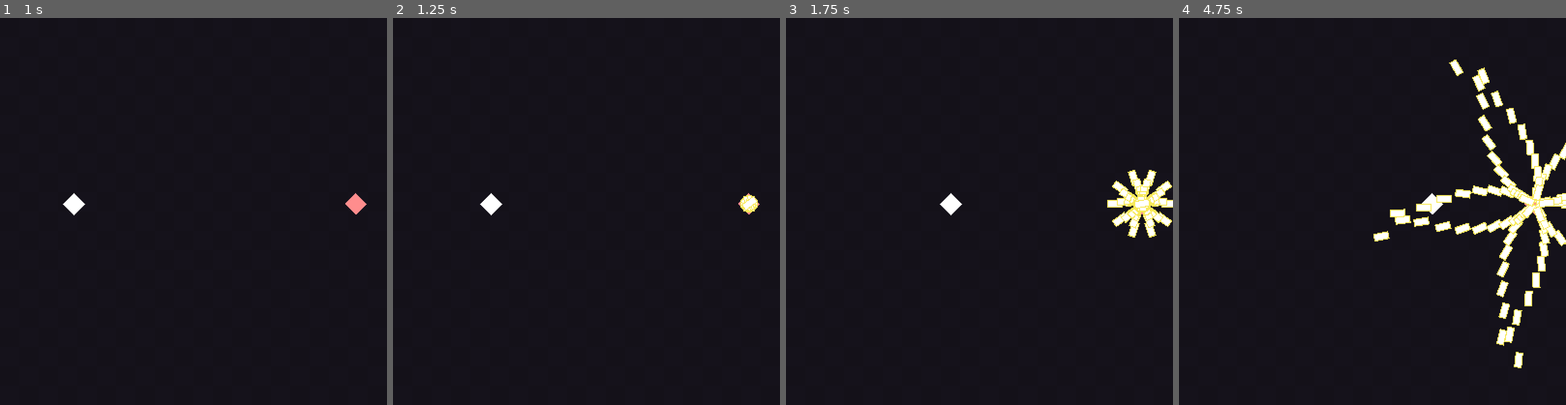
Above: before the commit, frames 1-4 (left to right).
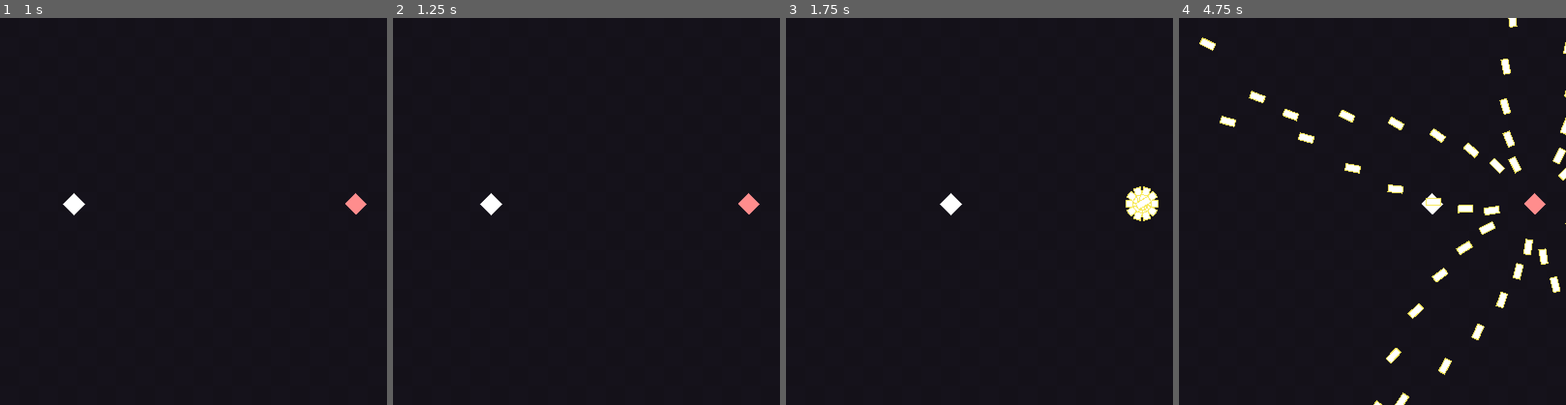
Above: after the commit, the same moments.

Repository: RetroDead/custom-libraries
Game: Godot game, scene res://scenes/non_library/bullet_hell_test.tscn
Same seed, same stepped clock (60 frames per second), same inputs: the game is played once before the commit and once after it.
Inputs:
- Up to frame 1 (1 s): tap Enter at 0.5 s; hold D (key_right) from 0.53 s (still down); hold Shift (key_focus) from 0.53 s (still down); tap Space (key_jump) at 0.77 s
- Up to frame 2 (1.25 s): keep holding D (key_right); keep holding Shift (key_focus)
- Up to frame 3 (1.75 s): keep holding D (key_right); release Shift (key_focus) at 1.28 s; tap Shift (key_focus) at 1.35 s; tap Space (key_jump) at 1.52 s
- Up to frame 4 (4.75 s): release D (key_right) at 2.03 s; hold A (key_left) 2.03-2.78 s; hold Shift (key_focus) 2.03-2.78 s; hold D (key_right) 2.78-4.28 s; tap Shift (key_focus) at 2.85, 4.35 s; tap Space (key_jump) at 3.02, 3.77, 4.52 s; hold Shift (key_focus) 3.53-4.28 s; hold A (key_left) from 4.28 s (still down)

Frame 1 is identical in both runs. In frame 2, 0.2% of the frame differs, in the area x 89-95%, y 45-51%; in frame 3, 1.3%; in frame 4, 6.9%, in the area x 5-100%, y 0-100%.

Commit message:
BULLET SSTUFF

Diff:
--- a/libraries/HeartLib/HeartLibObjects/Bullet.gd
+++ b/libraries/HeartLib/HeartLibObjects/Bullet.gd
@@ -10,23 +10,17 @@
 
 func _ready() -> void:
 	_expire_timer.connect("timeout",self,"_destroy")
+	_visibility.connect("screen_exited",self,"_destroy")
 
 func _physics_process(delta) -> void:
 	set_bullet_speed(get_bullet_speed() + get_acceleration() * delta)
 	position += transform.x * get_bullet_speed() * delta
 	rotation_degrees += get_rotation_speed() * delta
-	_is_off_screen()
 
 # -------- private
 
 func _destroy() -> void:
 	queue_free()
-
-func _is_off_screen() -> void:
-	if not _visibility.is_on_screen():
-		yield(get_tree().create_timer(0.05,false),"timeout")
-		if not _visibility.is_on_screen():
-			_destroy()
 
 # --------
 
--- a/libraries/HeartLib/HeartLibObjects/Bullet.tscn
+++ b/libraries/HeartLib/HeartLibObjects/Bullet.tscn
@@ -31,5 +31,6 @@
 margin_bottom = 3.0
 
 [node name="Visibility" type="VisibilityNotifier2D" parent="."]
+scale = Vector2( 0.1, 0.1 )
 
 [editable path="Hitbox"]
--- a/scenes/non_library/enemy_ai.gd
+++ b/scenes/non_library/enemy_ai.gd
@@ -19,12 +19,12 @@
 	for k in 5:
 		yield(get_tree().create_timer(1,false),"timeout")
 		for j in 10:
-			yield(get_tree().create_timer(0.1,false),"timeout")
+			yield(get_tree().create_timer(0.25,false),"timeout")
 			for i in attack_times:
 	#			yield(get_tree().create_timer(0.05,false),"timeout")
 				bullet_spawner.set_bullet_lifetime(10)
 				bullet_spawner.set_bullet_speed(0)
-				bullet_spawner.set_bullet_acceleration(150 + (1 * counter) * alt)
+				bullet_spawner.set_bullet_acceleration(90+ (1 * counter) * alt)
 				bullet_spawner.set_bullet_rotation((360/attack_times) * i + (5 * counter) * alt+(10 * k))
 				bullet_spawner.spawn_bullet()
 				alt *= -1
